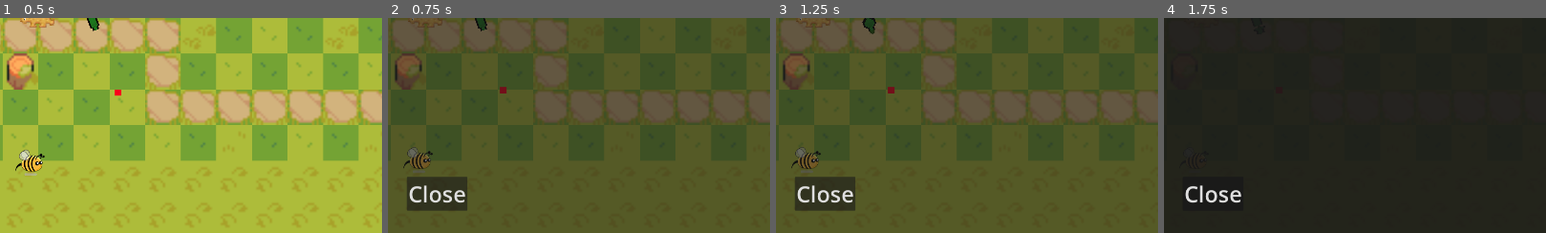
Above: before the commit, frames 1-4 (left to right).
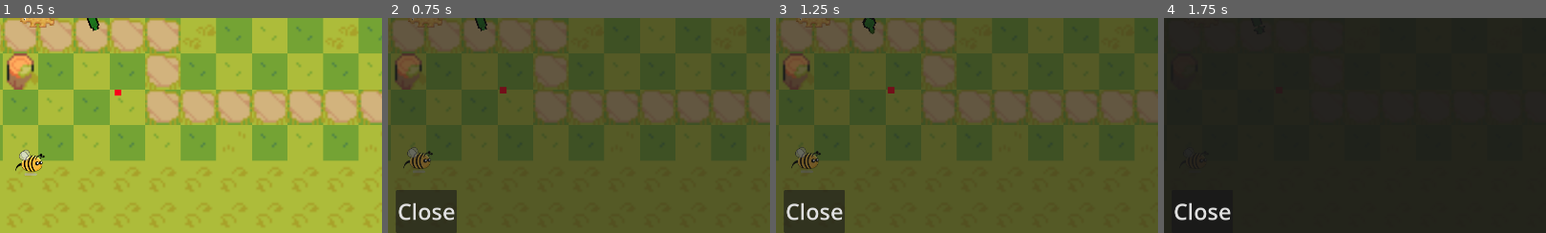
Above: after the commit, the same moments.

Repository: DadImScared/nuggs-and-zuggs-revamped
Game: Godot game, scene res://Scenes/game.tscn
Same seed, same stepped clock (60 frames per second), same inputs: the game is played once before the commit and once after it.
Inputs (mouse positions are % of the whole screen's width and height, from its top left):
- Up to frame 1 (0.5 s): no input
- Up to frame 2 (0.75 s): click "Inventory" at 0.5 s
- Up to frame 3 (1.25 s): no input
- Up to frame 4 (1.75 s): tap Enter (ui_accept) at 1.25, 1.52 s; move the mouse to (72, 45) at 1.27 s; hold D (right) from 1.28 s (still down); click (72, 45) at 1.42 s
The pictures show only the part of the screen within x 45-95%, y 50-100%; the shares and areas given below are measured in that part.

Frame 1 is identical in both runs. In frame 2, 3.6% of the frame differs, in the area x 2-21%, y 73-100%; in frame 3, 3.6%; in frame 4, 1.0%.

Commit message:
Color bottle detail background

Diff:
--- a/Scenes/UI/bottle_details_panel.gd
+++ b/Scenes/UI/bottle_details_panel.gd
@@ -1,5 +1,5 @@
 class_name BottleDetailsPanel
-extends Panel
+extends Control
 
 @onready var bottle_name = $VBox/BottleName
 @onready var bottle_level = $VBox/BottleLevel
@@ -17,6 +17,7 @@
 var current_bottle: ImprovedBaseSauceBottle = null
 
 func _ready():
+	#modulate = Color.REBECCA_PURPLE
 	hide()
 
 func show_bottle_details(bottle: ImprovedBaseSauceBottle):
--- a/Scenes/UI/bottle_details_panel.tscn
+++ b/Scenes/UI/bottle_details_panel.tscn
@@ -3,10 +3,23 @@
 [ext_resource type="Script" uid="uid://ctrxmtwlm8ipl" path="res://Scenes/UI/bottle_details_panel.gd" id="1_details"]
 [ext_resource type="Texture2D" uid="uid://duprnfdb7k65g" path="res://Assets/Sprites/Bottles/basebottle.png" id="2_bottle"]
 
-[node name="BottleDetailsPanel" type="Panel"]
+[node name="BottleDetailsPanel" type="Control"]
+z_index = -1
+layout_mode = 3
+anchors_preset = 0
 offset_right = 250.0
 offset_bottom = 400.0
 script = ExtResource("1_details")
+
+[node name="ColorRect" type="ColorRect" parent="."]
+custom_minimum_size = Vector2(250, 400)
+layout_mode = 1
+anchors_preset = 15
+anchor_right = 1.0
+anchor_bottom = 1.0
+grow_horizontal = 2
+grow_vertical = 2
+color = Color(0.448, 0.347, 0.588, 0.807)
 
 [node name="VBox" type="VBoxContainer" parent="."]
 layout_mode = 1
--- a/Scenes/UI/inventory.gd
+++ b/Scenes/UI/inventory.gd
@@ -3,14 +3,20 @@
 @onready var equipped_container = %EquippedGrid
 @onready var storage_container = %StorageGrid
 @onready var close_button = $CloseInventory
+@onready var bottle_details_panel = %BottleDetailsPanel
 
 const INVENTORY_SLOT = preload("res://Scenes/UI/inventory_slot.tscn")
 
+var current_selected_slot: InventorySlot = null
+
 func _ready() -> void:
 	close_button.pressed.connect(_on_close_inventory)
+
+	# Create equipped slots
 	for i in InventoryManager.max_equipped_size:
 		create_slot("equipped", i)
 
+	# Create storage slots
 	for i in InventoryManager.max_inventory:
 		create_slot("inventory", i)
 
@@ -19,10 +25,45 @@
 	queue_free()
 
 func create_slot(slot_type, slot_index):
-		var inventory_slot = INVENTORY_SLOT.instantiate()
-		inventory_slot.slot_type = slot_type
-		inventory_slot.slot_index = slot_index
-		if slot_type == "equipped":
-			equipped_container.add_child(inventory_slot)
-		else:
-			storage_container.add_child(inventory_slot)
+	var inventory_slot = INVENTORY_SLOT.instantiate()
+	inventory_slot.slot_type = slot_type
+	inventory_slot.slot_index = slot_index
+
+	# Connect to the slot selection signal
+	inventory_slot.slot_selected.connect(_on_slot_selected)
+
+	# Connect to drag started signal to clear selection
+	inventory_slot.slot_drag_started.connect(_on_slot_drag_started)
+
+	if slot_type == "equipped":
+		equipped_container.add_child(inventory_slot)
+	else:
+		storage_container.add_child(inventory_slot)
+
+func _on_slot_selected(slot: InventorySlot):
+	print("Slot selected: ", slot.slot_type, " index: ", slot.slot_index)
+
+	# Deselect previously selected slot
+	if current_selected_slot != null:
+		current_selected_slot.set_selected(false)
+
+	# Select new slot
+	current_selected_slot = slot
+	slot.set_selected(true)
+
+	# Show bottle details if slot has a bottle
+	if slot.sauce_bottle != null:
+		bottle_details_panel.show_bottle_details(slot.sauce_bottle)
+	else:
+		bottle_details_panel.hide_details()
+
+func _on_slot_drag_started(slot: InventorySlot):
+	print("Drag started, clearing selection")
+
+	# Clear selection when drag starts
+	if current_selected_slot != null:
+		current_selected_slot.set_selected(false)
+		current_selected_slot = null
+
+	# Hide bottle details panel
+	bottle_details_panel.hide_details()
--- a/Scenes/UI/inventory.tscn
+++ b/Scenes/UI/inventory.tscn
@@ -1,6 +1,7 @@
-[gd_scene load_steps=2 format=3 uid="uid://btbtk48sslcg3"]
+[gd_scene load_steps=3 format=3 uid="uid://btbtk48sslcg3"]
 
 [ext_resource type="Script" uid="uid://byb5c63plmpjj" path="res://Scenes/UI/inventory.gd" id="1_s6m5x"]
+[ext_resource type="PackedScene" uid="uid://bjavlsvo6o2qd" path="res://Scenes/UI/bottle_details_panel.tscn" id="2_dt15g"]
 
 [node name="Inventory" type="Control"]
 layout_mode = 3
@@ -66,11 +67,24 @@
 layout_mode = 2
 columns = 6
 
+[node name="BottleDetailsPanel" parent="Panel/VBoxContainer" instance=ExtResource("2_dt15g")]
+unique_name_in_owner = true
+z_index = 55
+layout_mode = 2
+size_flags_horizontal = 4
+size_flags_vertical = 6
+
 [node name="CloseInventory" type="Button" parent="."]
-layout_mode = 0
-offset_left = 911.0
-offset_top = 939.0
-offset_right = 1064.0
-offset_bottom = 1024.0
+layout_mode = 1
+anchors_preset = 7
+anchor_left = 0.5
+anchor_top = 1.0
+anchor_right = 0.5
+anchor_bottom = 1.0
+offset_left = -76.0
+offset_top = -108.0
+offset_right = 77.0
+grow_horizontal = 2
+grow_vertical = 0
 theme_override_font_sizes/font_size = 56
 text = "Close"
--- a/Scenes/UI/inventory_slot.gd
+++ b/Scenes/UI/inventory_slot.gd
@@ -2,6 +2,7 @@
 extends AspectRatioContainer
 
 signal slot_selected(slot: InventorySlot)
+signal slot_drag_started(slot: InventorySlot)
 
 var slot_type = "inventory"
 var slot_index = 0
@@ -46,6 +47,10 @@
 func get_drag_data(at_position):
 	if sauce_bottle == null:
 		return null
+
+	# Emit signal that drag started - this will clear selection
+	slot_drag_started.emit(self)
+
 	var preview = create_drag_preview()
 	set_drag_preview(preview)
 	return SlotData.new(self, sauce_bottle, slot_type, slot_index)
